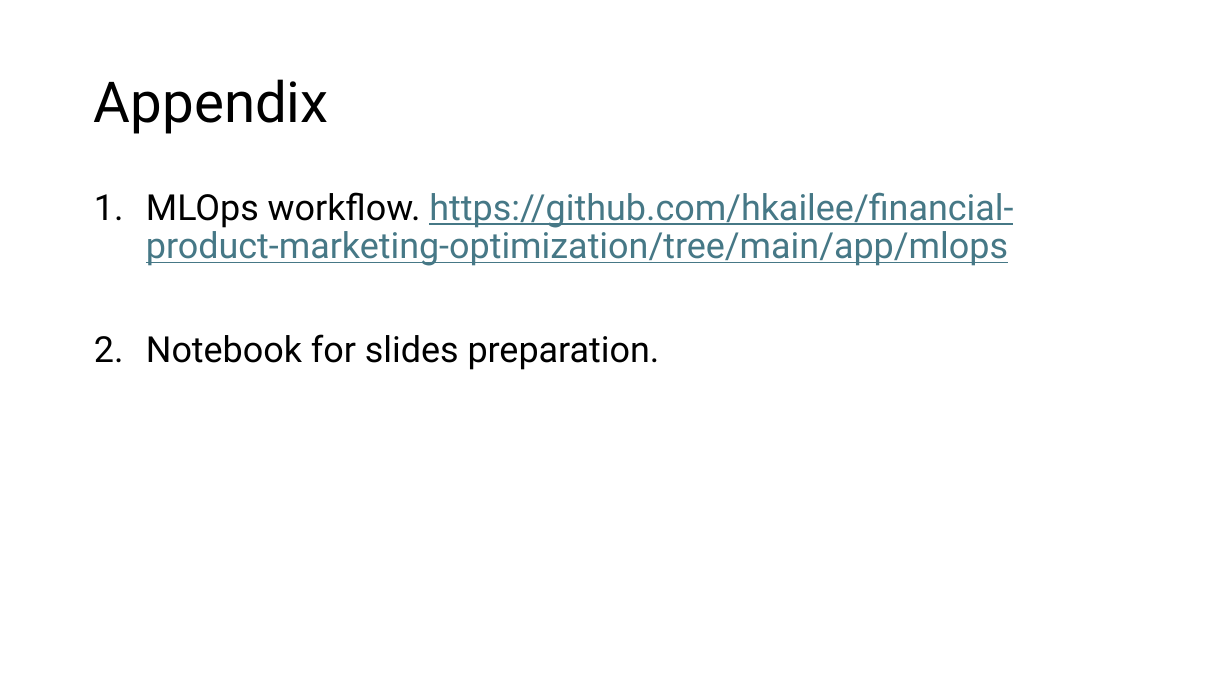
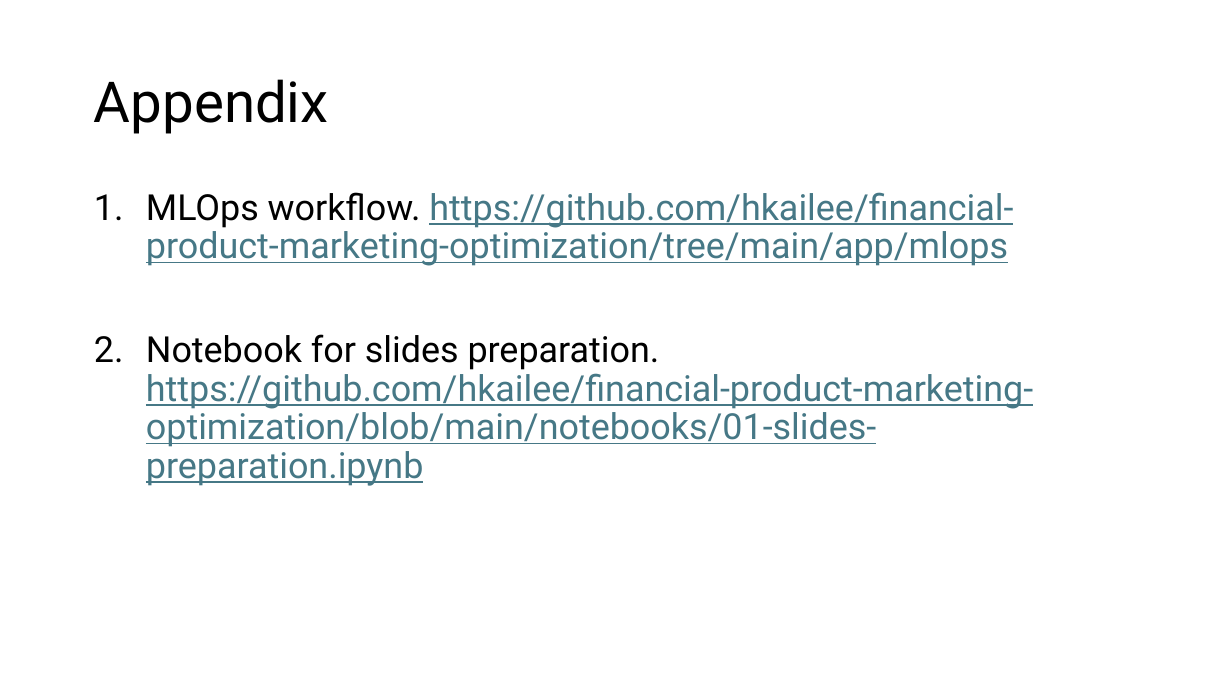
Before and after one commit to hkailee/financial-product-marketing-optimization, a slide deck: slide 10 of slides/Summary-Slides.pptx. Drawn at 1232x693 pixels with LibreOffice and Linux fonts; fonts in the diff are those of the drawing. Boxes give left, top, right and bottom in pixels: in the first picture for what was removed or moved away, otherwise in the second. Text is boxed around its words. In the diff, an @@ line names an element or a change of style, - is before the commit and + after.

```diff
--- a/slides/Summary-Slides.pptx
+++ b/slides/Summary-Slides.pptx
@@ text at [146, 334, 1033, 486]: text changed; text colour #000000 to #467886 @@
-2. Notebook for slides preparation.
+2. Notebook for slides preparation. https://github.com/hkailee/financial-product-marketing-optimization/blob/main/notebooks/01-slides-preparation.ipynb
```
Also in this commit, not shown: 1 other file.
